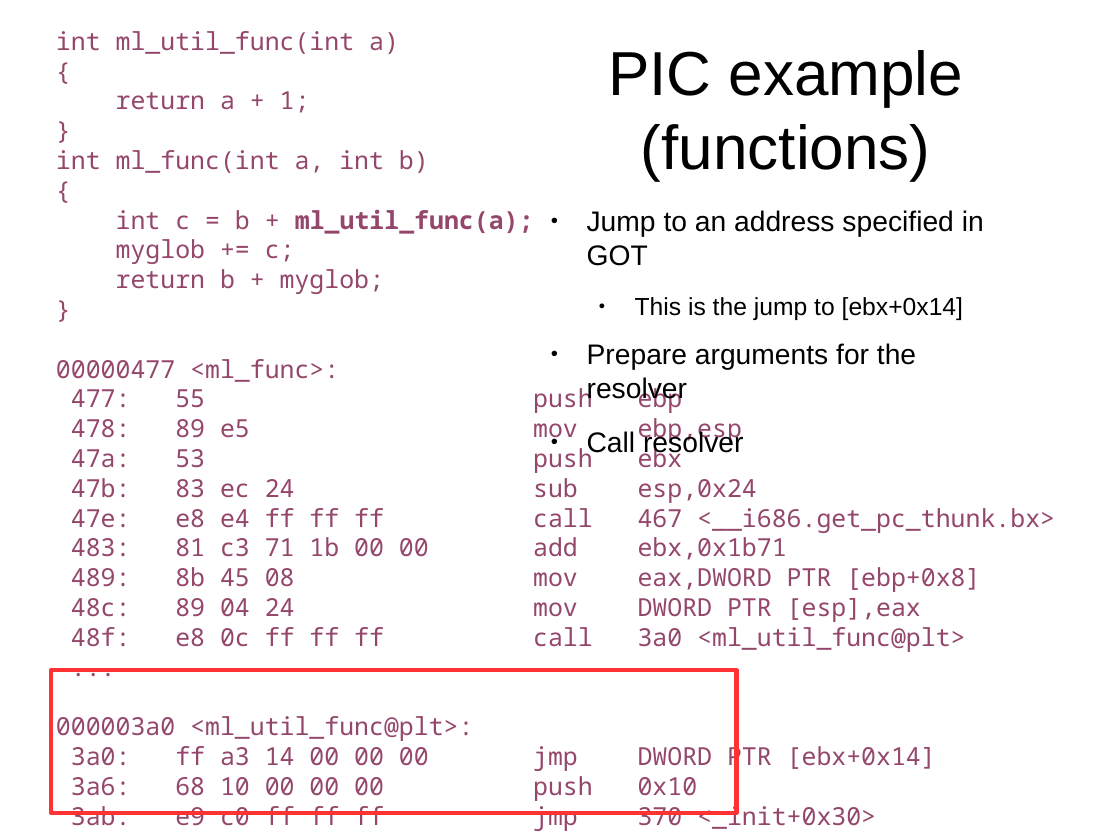
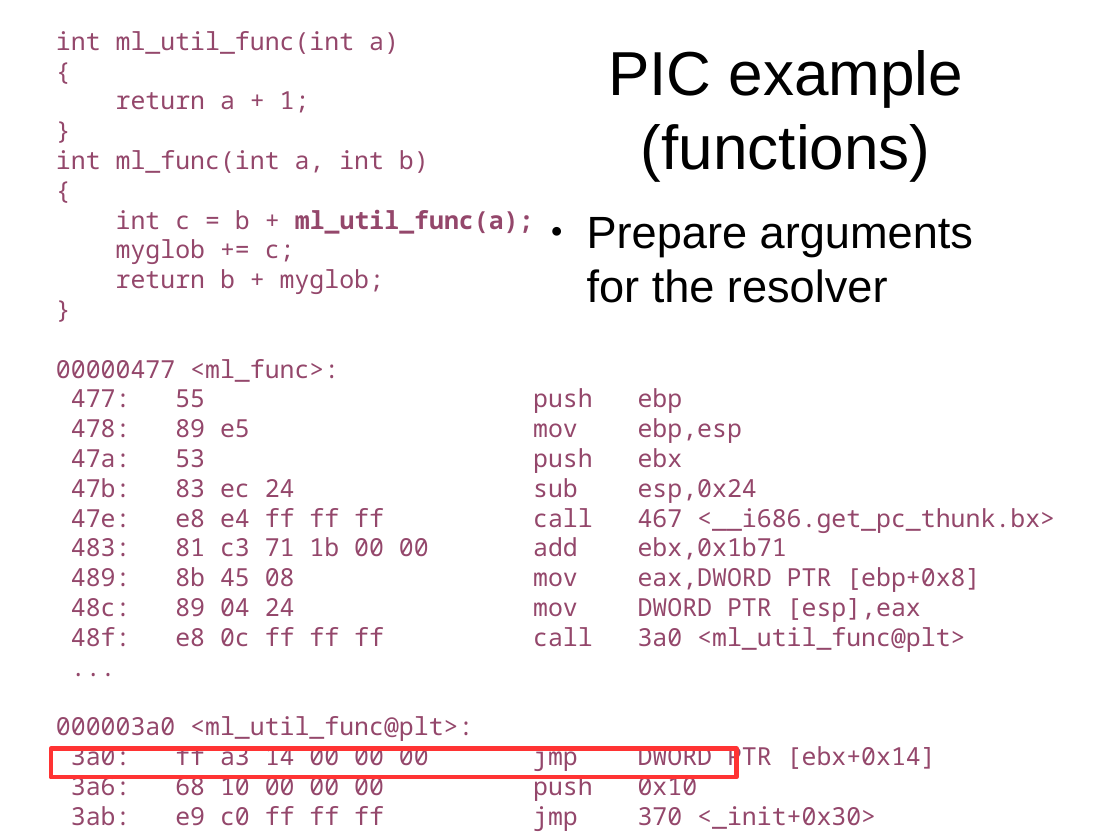
Before and after one commit to antonburtsev/cs5460, a slide deck: slide 121 of lectures/lecture04-linking-and-loading/lecture04-linking-and-loading.odp (slide 117 before the commit). Drawn at 1120x840 pixels with LibreOffice and Linux fonts; fonts in the diff are those of the drawing. Boxes give left, top, right and bottom in pixels: in the first picture for what was removed or moved away, otherwise in the second. Text is boxed around its words. In the diff, an @@ line names an element or a change of style, - is before the commit and + after.

```diff
--- a/lectures/lecture04-linking-and-loading/lecture04-linking-and-loading.odp
+++ b/lectures/lecture04-linking-and-loading/lecture04-linking-and-loading.odp
@@ text at <box>587,217,973,303</box>: paragraph removed @@
-● Call resolver
@@ text "Prepare arguments for the resolver" at <box>587,217,973,303</box>: size 20 to 32 pt @@
@@ text at <box>587,210,984,320</box>: paragraphs removed @@
-● Jump to an address specified in GOT
-  ● This is the jump to [ebx+0x14]
@@ rectangle: place and size @@
-rectangle at <box>51,671,737,813</box>
+rectangle at <box>51,749,737,777</box>
```
Also in this commit, not shown: 6 slides added, 1 other file.
